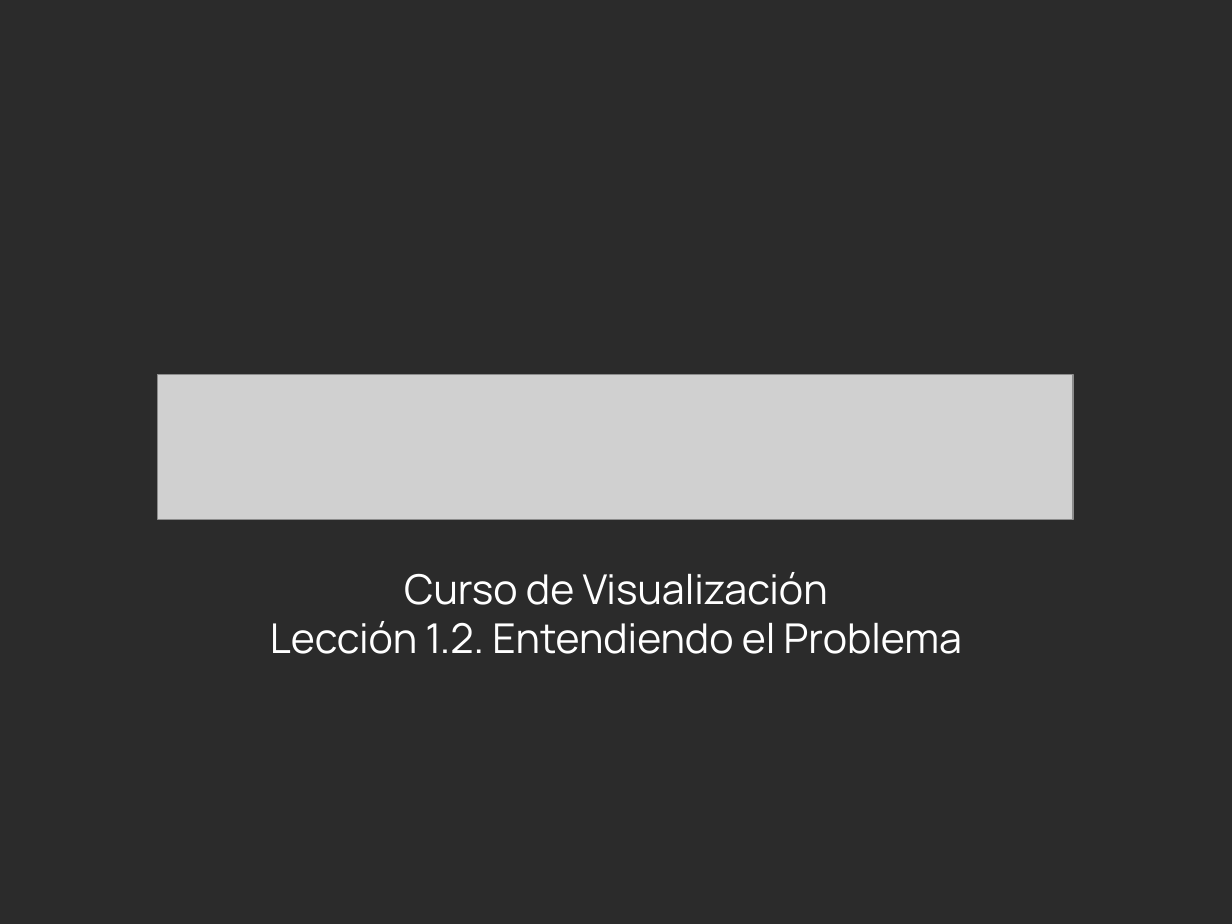
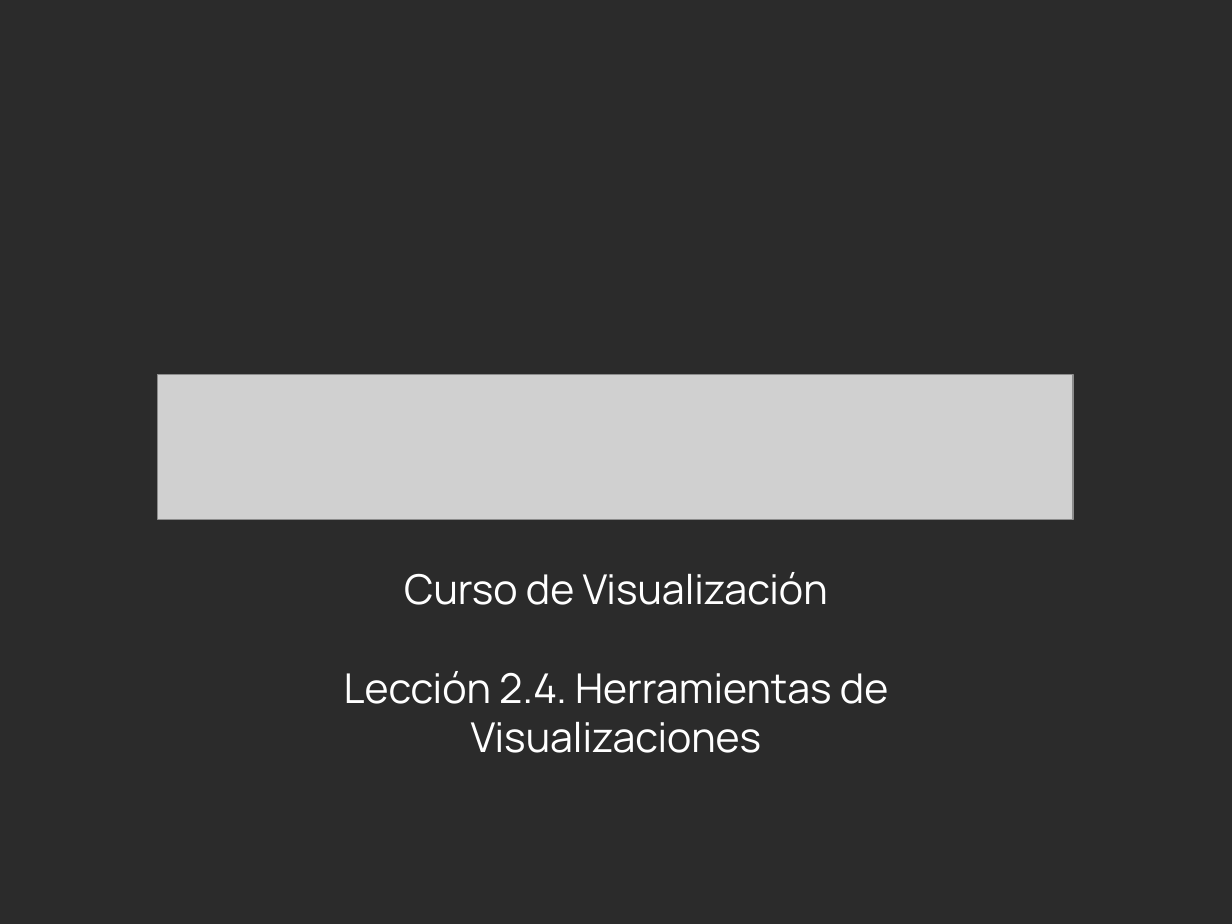
Before and after one commit to Laboratoria/curriculum, a slide deck: slide 1 of 18-data-visualization/Contenido Semana 1/2.4. Presentación - Herramientas para Visualizaciones.pptx. Drawn at 1232x924 pixels with LibreOffice and Linux fonts; fonts in the diff are those of the drawing; grey boxes stand for pictures; background and template pictures are left out; a plain dark background stands for a picture behind light text. Boxes give left, top, right and bottom in pixels: in the first picture for what was removed or moved away, otherwise in the second. Text is boxed around its words. In the diff, an @@ line names an element or a change of style, - is before the commit and + after.

```diff
--- a/18-data-visualization/Contenido Semana 1/2.4. Presentación - Herramientas para Visualizaciones.pptx
+++ b/18-data-visualization/Contenido Semana 1/2.4. Presentación - Herramientas para Visualizaciones.pptx
@@ subtitle at box(344, 671, 888, 753): text changed @@
-Lección 1.2. Entendiendo el Problema
+Lección 2.4. Herramientas de Visualizaciones
```
Also in this commit, not shown: 1 slide added, 3 slides removed, 13 other files.
